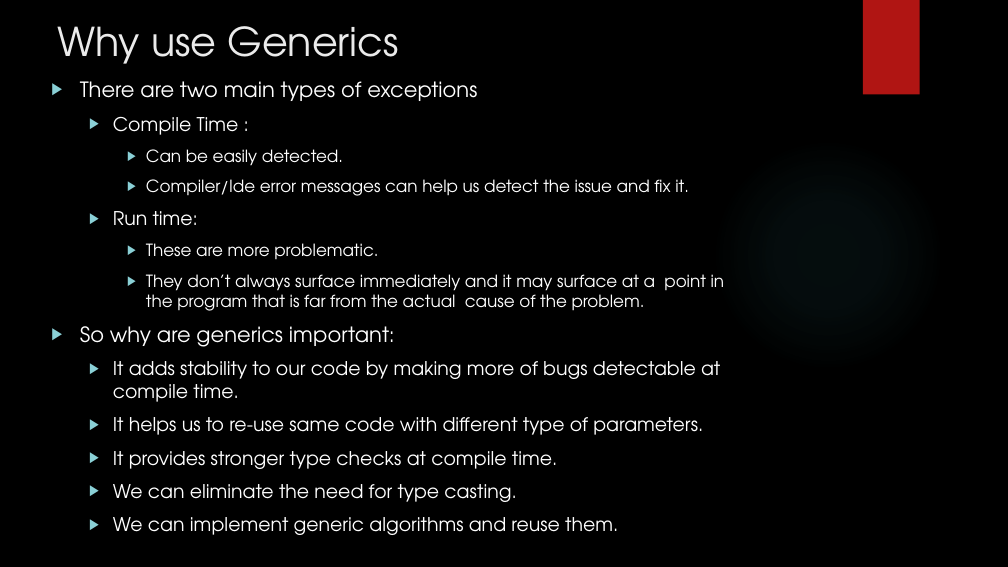
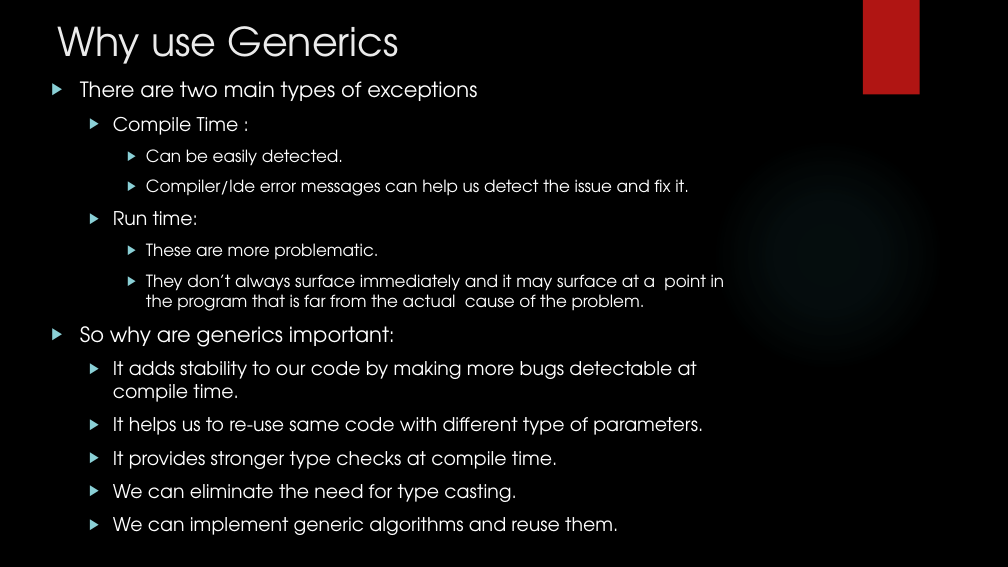
Before and after one commit to rudhrainfogain/JavaGenerics, a slide deck: slide 5 of src/main/resources/JavaGenerics.pptx. Drawn at 1008x567 pixels with LibreOffice and Linux fonts; fonts in the diff are those of the drawing; background and template pictures are left out. Boxes give left, top, right and bottom in pixels: in the first picture for what was removed or moved away, otherwise in the second. Text is boxed around its words. In the diff, an @@ line names an element or a change of style, - is before the commit and + after.

```diff
--- a/src/main/resources/JavaGenerics.pptx
+++ b/src/main/resources/JavaGenerics.pptx
@@ text at [113,361,697,402]: text changed @@
-  ▶ It adds stability to our code by making more of bugs detectable at compile time.
+  ▶ It adds stability to our code by making more bugs detectable at compile time.
```
Also in this commit, not shown: 18 other slides changed, 2 slides added, 5 other files.
